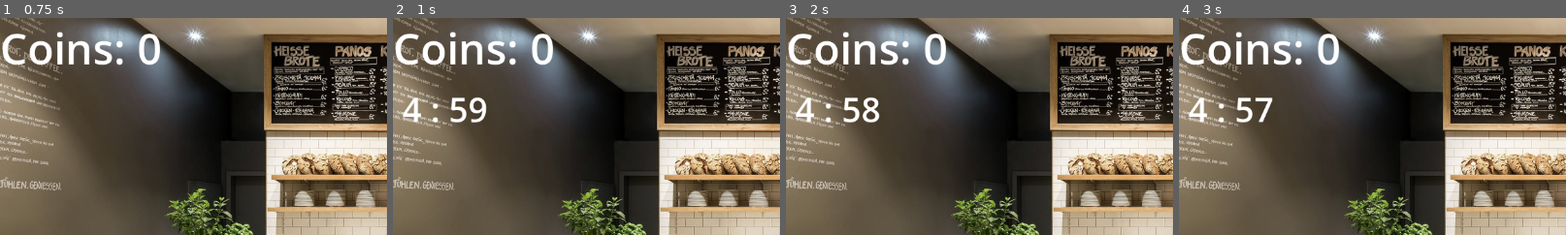
Above: before the commit, frames 1-4 (left to right).
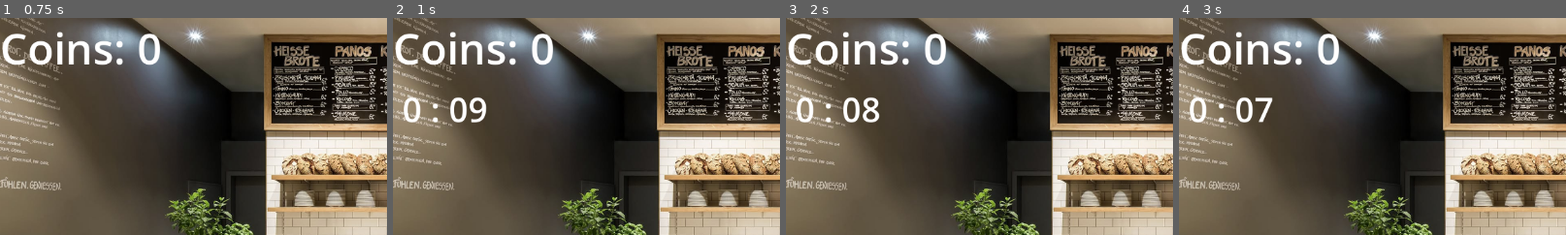
Above: after the commit, the same moments.

Repository: dacooler/TheGameTimeWarpingKitchenTheTimeCookingSimulatorTheGame2026Jam
Game: Godot game, scene res://scenes/orders_please.tscn
The game is run twice, just before and just after one commit, with the same random seed, the same clock (stepped at 60 frames per second) and the same inputs. This scene is started directly instead of the project's main scene.
Inputs (mouse positions are % of the whole screen's width and height, from its top left):
- Up to frame 1 (0.75 s): tap Enter at 0.5, 0.6 s; move the mouse to (72, 45) at 0.52 s; click (72, 45) at 0.67 s
- Up to frame 2 (1 s): no input
- Up to frame 3 (2 s): tap Space at 1.25 s; drag from (30, 55) to (86, 54) at 1.27 s
- Up to frame 4 (3 s): move the mouse to (60, 28) at 2.02 s; tap Enter at 2.1, 2.75 s; click (60, 28) at 2.17 s; drag from (45, 70) to (14, 96) at 2.77 s
The pictures show only the part of the screen within x 0-50%, y 0-50%; the shares and areas given below are measured in that part.

Frame 1 is identical in both runs. In frame 2, 0.5% of the frame differs, in the area x 2-20%, y 36-49%; in frame 3, 0.5%; in frame 4, 0.5%.

Commit message:
end

Diff:
--- /dev/null
+++ b/the-game-time-warping-kitchen-the-time-cooking-simulator-the-game-2026-jam/scenes/End.tscn
@@ -0,0 +1,17 @@
+[gd_scene format=3 uid="uid://ds16w1w6t03cl"]
+
+[ext_resource type="Script" uid="uid://bau8d6iaxqs08" path="res://scenes/end.gd" id="1_805va"]
+[ext_resource type="AudioStream" uid="uid://cvvnrqe2tue51" path="res://audio/ost/Frutiger_Onion.mp3" id="2_uehg5"]
+
+[node name="End" type="Node2D" unique_id=1768889768]
+script = ExtResource("1_805va")
+
+[node name="AudioStreamPlayer2D" type="AudioStreamPlayer2D" parent="." unique_id=1252156457]
+stream = ExtResource("2_uehg5")
+autoplay = true
+
+[node name="RichTextLabel" type="RichTextLabel" parent="." unique_id=417525719]
+offset_right = 1043.0
+offset_bottom = 410.0
+theme_override_font_sizes/normal_font_size = 40
+text = "Your score is: "
--- /dev/null
+++ b/the-game-time-warping-kitchen-the-time-cooking-simulator-the-game-2026-jam/scenes/end.gd
@@ -0,0 +1,11 @@
+extends Node2D
+
+@onready var rich_text_label: RichTextLabel = $RichTextLabel
+
+# Called when the node enters the scene tree for the first time.
+func _ready() -> void:
+	rich_text_label.add_text(str(Globals.coins)) # Replace with function body.
+
+# Called every frame. 'delta' is the elapsed time since the previous frame.
+func _process(delta: float) -> void:
+	pass
--- a/the-game-time-warping-kitchen-the-time-cooking-simulator-the-game-2026-jam/scripts/orders_please.gd
+++ b/the-game-time-warping-kitchen-the-time-cooking-simulator-the-game-2026-jam/scripts/orders_please.gd
@@ -1,8 +1,8 @@
 extends Node2D
 
 @onready var timer: Timer = $Timer
-var seconds: int = 00
-var minutes: int = 5
+var seconds: int = 10
+var minutes: int = 0
 @onready var rich_text_label: RichTextLabel = $RichTextLabel
 @onready var calm_music_player: AudioStreamPlayer2D = $CalmMusicPlayer
 @onready var stress_music_player: AudioStreamPlayer2D = $StressMusicPlayer
@@ -23,6 +23,7 @@
 	if minutes == -1:
 		print("doneso")
 		timer.stop()
+		get_tree().change_scene_to_file("res://scenes/End.tscn")
 	if (minutes == 1 && seconds == 22):
 		calm_music_player.stop()
 		stress_music_player.play()
Not shown, added: the-game-time-warping-kitchen-the-time-cooking-simulator-the-game-2026-jam/scenes/end.gd.uid
